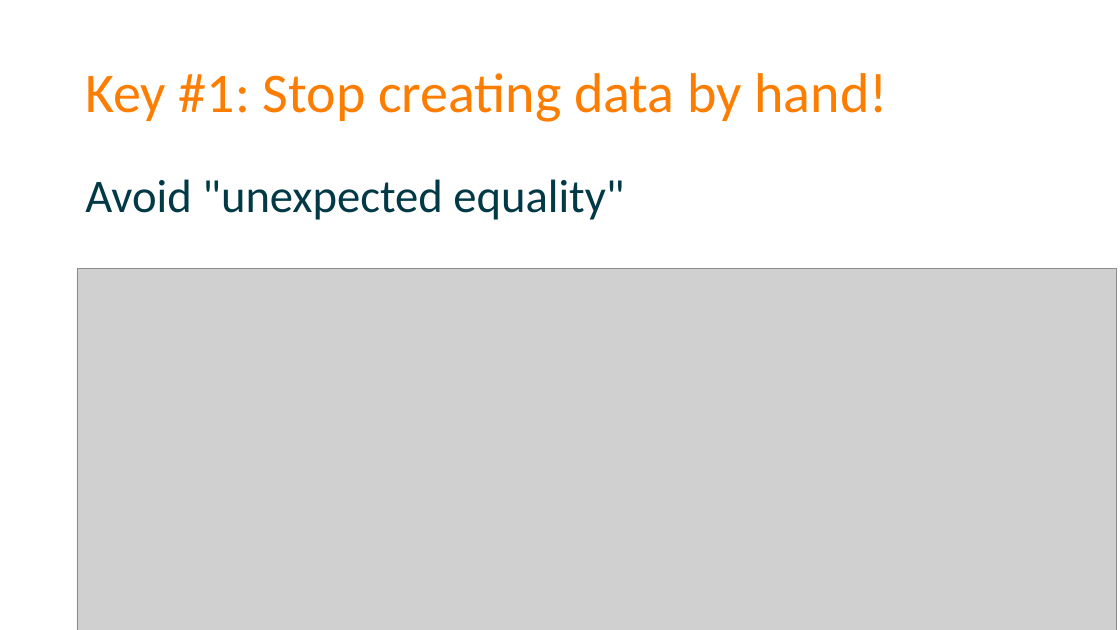
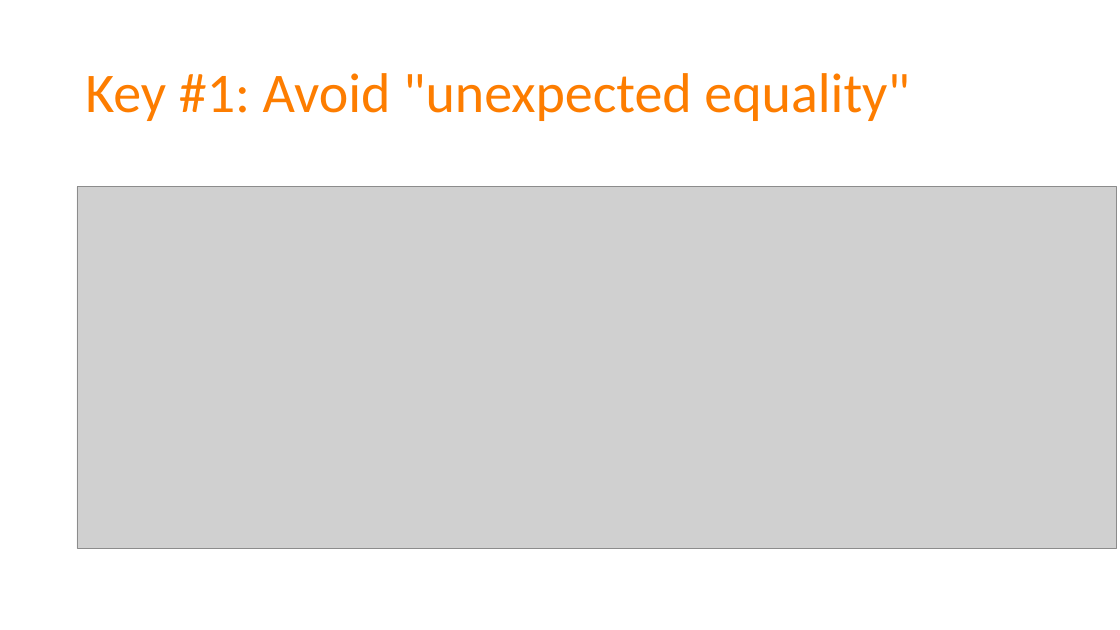
Before and after one commit to spetryjohnson/Talk-Patterns_of_Effective_Test_Setup, a slide deck: slide 58 of POETS - CodeMash 2017.pptx. Drawn at 1120x630 pixels with LibreOffice and Linux fonts; fonts in the diff are those of the drawing; grey boxes stand for pictures. Boxes give left, top, right and bottom in pixels: in the first picture for what was removed or moved away, otherwise in the second. Text is boxed around its words. In the diff, an @@ line names an element or a change of style, - is before the commit and + after.

```diff
--- a/POETS - CodeMash 2017.pptx
+++ b/POETS - CodeMash 2017.pptx
@@ title at (x1=85, y1=73, x2=909, y2=121): text changed @@
-Key #1: Stop creating data by hand!
+Key #1: Avoid "unexpected equality"
@@ text removed at (x1=85, y1=179, x2=624, y2=220) @@
-Avoid "unexpected equality"
@@ picture moved from (x1=77, y1=269, x2=1117, y2=630) to (x1=77, y1=187, x2=1117, y2=548) @@
```
Also in this commit, not shown: 12 other slides changed, 1 slide added, 2 slides removed.
